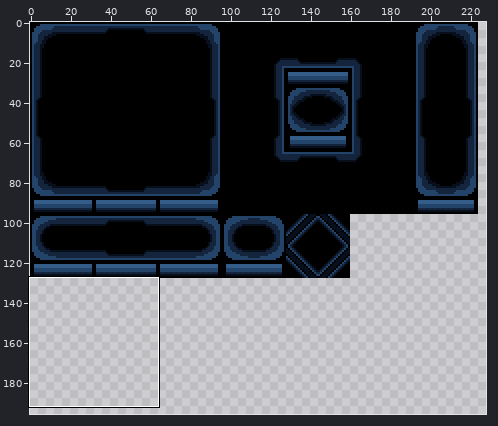
One commit to this pixel-art file: Roguelike Project/Assets/Sprites/RoguelikeTilemapExport.aseprite. Above, an overview of the earlier version with the close-up marked.
Close-up. Before:
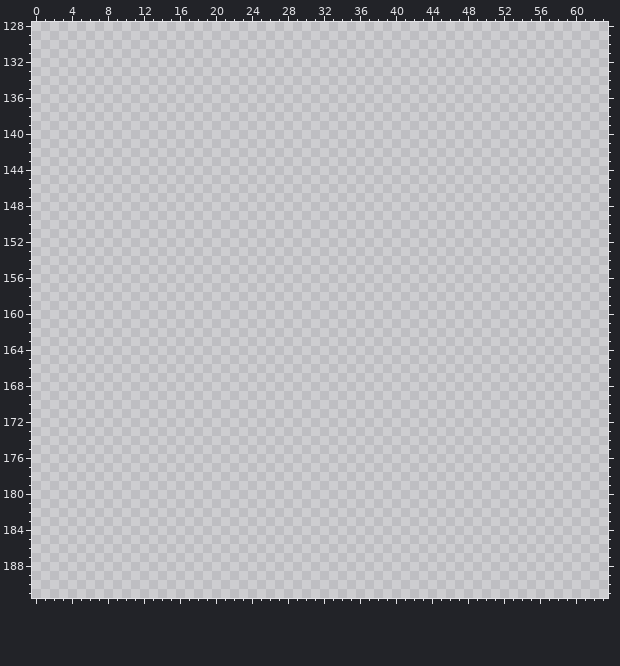
256x256 pixels, 1 frame. Shown: x 0..63, y 128..191. The wide view leaves out empty margins.
After the commit:
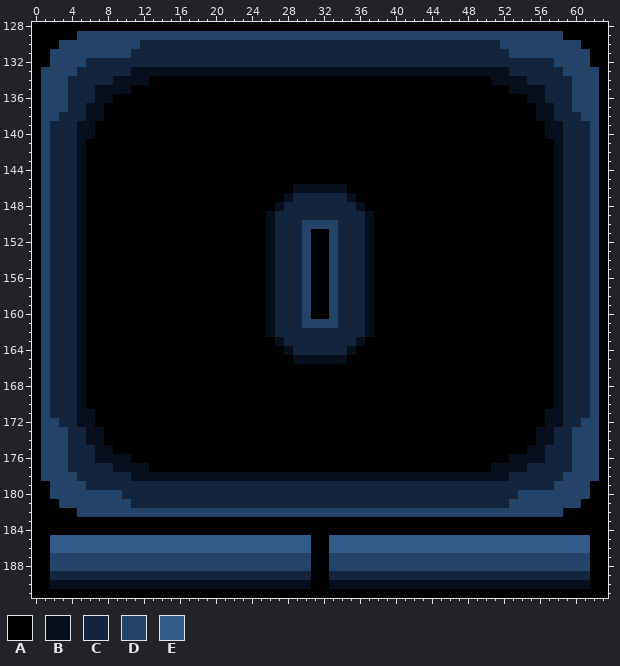
Palette (. is transparent): A #000000  B #070f1d  C #13243c  D #244368  E #345c89
The exact change:
y 128: x 0..63 ................................................................ -> AAAAAAAAAAAAAAAAAAAAAAAAAAAAAAAAAAAAAAAAAAAAAAAAAAAAAAAAAAAAAAAA
y 129: x 0..63 ................................................................ -> AAAAADDDDDDDDDDDDDDDDDDDDDDDDDDDDDDDDDDDDDDDDDDDDDDDDDDDDDDAAAAA
y 130: x 0..63 ................................................................ -> AAADDDDDDDDDCCCCCCCCCCCCCCCCCCCCCCCCCCCCCCCCCCCCCCCCDDDDDDDDDAAA
y 131: x 0..63 ................................................................ -> AADDDDDDDDDCCCCCCCCCCCCCCCCCCCCCCCCCCCCCCCCCCCCCCCCCCDDDDDDDDDAA
y 132: x 0..63 ................................................................ -> AADDDDCCCCCCCCCCCCCCCCCCCCCCCCCCCCCCCCCCCCCCCCCCCCCCCCCCCCDDDDAA
y 133: x 0..63 ................................................................ -> ADDDDCCCCCCBBBBBBBBBBBBBBBBBBBBBBBBBBBBBBBBBBBBBBBBBBCCCCCCDDDDA
y 134: x 0..63 ................................................................ -> ADDDCCCCCBBBBAAAAAAAAAAAAAAAAAAAAAAAAAAAAAAAAAAAAAABBBBCCCCCDDDA
y 135: x 0..63 ................................................................ -> ADDDCCCBBBBAAAAAAAAAAAAAAAAAAAAAAAAAAAAAAAAAAAAAAAAAABBBBCCCDDDA
y 136: x 0..63 ................................................................ -> ADDDCCCBBAAAAAAAAAAAAAAAAAAAAAAAAAAAAAAAAAAAAAAAAAAAAAABBCCCDDDA
y 137: x 0..63 ................................................................ -> ADDDCCBBAAAAAAAAAAAAAAAAAAAAAAAAAAAAAAAAAAAAAAAAAAAAAAAABBCCDDDA
y 138: x 0..63 ................................................................ -> ADDCCCBBAAAAAAAAAAAAAAAAAAAAAAAAAAAAAAAAAAAAAAAAAAAAAAAABBCCCDDA
y 139..140: x 0..63 ................................................................ -> ADCCCBBAAAAAAAAAAAAAAAAAAAAAAAAAAAAAAAAAAAAAAAAAAAAAAAAAABBCCCDA
y 141..145: x 0..63 ................................................................ -> ADCCCBAAAAAAAAAAAAAAAAAAAAAAAAAAAAAAAAAAAAAAAAAAAAAAAAAAAABCCCDA
y 146: x 0..63 ................................................................ -> ADCCCBAAAAAAAAAAAAAAAAAAAAAAABBBBBBAAAAAAAAAAAAAAAAAAAAAAABCCCDA
y 147: x 0..63 ................................................................ -> ADCCCBAAAAAAAAAAAAAAAAAAAAAABCCCCCCBAAAAAAAAAAAAAAAAAAAAAABCCCDA
y 148: x 0..63 ................................................................ -> ADCCCBAAAAAAAAAAAAAAAAAAAAABCCCCCCCCBAAAAAAAAAAAAAAAAAAAAABCCCDA
y 149: x 0..63 ................................................................ -> ADCCCBAAAAAAAAAAAAAAAAAAAABCCCCCCCCCCBAAAAAAAAAAAAAAAAAAAABCCCDA
y 150: x 0..63 ................................................................ -> ADCCCBAAAAAAAAAAAAAAAAAAAABCCCDDDDCCCBAAAAAAAAAAAAAAAAAAAABCCCDA
y 151..160: x 0..63 ................................................................ -> ADCCCBAAAAAAAAAAAAAAAAAAAABCCCDAADCCCBAAAAAAAAAAAAAAAAAAAABCCCDA
y 161: x 0..63 ................................................................ -> ADCCCBAAAAAAAAAAAAAAAAAAAABCCCDDDDCCCBAAAAAAAAAAAAAAAAAAAABCCCDA
y 162: x 0..63 ................................................................ -> ADCCCBAAAAAAAAAAAAAAAAAAAABCCCCCCCCCCBAAAAAAAAAAAAAAAAAAAABCCCDA
y 163: x 0..63 ................................................................ -> ADCCCBAAAAAAAAAAAAAAAAAAAAABCCCCCCCCBAAAAAAAAAAAAAAAAAAAAABCCCDA
y 164: x 0..63 ................................................................ -> ADCCCBAAAAAAAAAAAAAAAAAAAAAABCCCCCCBAAAAAAAAAAAAAAAAAAAAAABCCCDA
y 165: x 0..63 ................................................................ -> ADCCCBAAAAAAAAAAAAAAAAAAAAAAABBBBBBAAAAAAAAAAAAAAAAAAAAAAABCCCDA
y 166..170: x 0..63 ................................................................ -> ADCCCBAAAAAAAAAAAAAAAAAAAAAAAAAAAAAAAAAAAAAAAAAAAAAAAAAAAABCCCDA
y 171: x 0..63 ................................................................ -> ADCCCBBAAAAAAAAAAAAAAAAAAAAAAAAAAAAAAAAAAAAAAAAAAAAAAAAAABBCCCDA
y 172: x 0..63 ................................................................ -> ADDCCBBAAAAAAAAAAAAAAAAAAAAAAAAAAAAAAAAAAAAAAAAAAAAAAAAAABBCCDDA
y 173..174: x 0..63 ................................................................ -> ADDDCCBBAAAAAAAAAAAAAAAAAAAAAAAAAAAAAAAAAAAAAAAAAAAAAAAABBCCDDDA
y 175: x 0..63 ................................................................ -> ADDDCCCBBAAAAAAAAAAAAAAAAAAAAAAAAAAAAAAAAAAAAAAAAAAAAAABBCCCDDDA
y 176: x 0..63 ................................................................ -> ADDDCCCBBBBAAAAAAAAAAAAAAAAAAAAAAAAAAAAAAAAAAAAAAAAAABBBBCCCDDDA
y 177: x 0..63 ................................................................ -> ADDDCCCCCBBBBAAAAAAAAAAAAAAAAAAAAAAAAAAAAAAAAAAAAAABBBBCCCCCDDDA
y 178: x 0..63 ................................................................ -> ADDDDCCCCCCBBBBBBBBBBBBBBBBBBBBBBBBBBBBBBBBBBBBBBBBBBCCCCCCDDDDA
y 179: x 0..63 ................................................................ -> AADDDDCCCCCCCCCCCCCCCCCCCCCCCCCCCCCCCCCCCCCCCCCCCCCCCCCCCCDDDDAA
y 180: x 0..63 ................................................................ -> AADDDDDDDDCCCCCCCCCCCCCCCCCCCCCCCCCCCCCCCCCCCCCCCCCCCCDDDDDDDDAA
y 181: x 0..63 ................................................................ -> AAADDDDDDDDCCCCCCCCCCCCCCCCCCCCCCCCCCCCCCCCCCCCCCCCCCDDDDDDDDAAA
y 182: x 0..63 ................................................................ -> AAAAADDDDDDDDDDDDDDDDDDDDDDDDDDDDDDDDDDDDDDDDDDDDDDDDDDDDDDAAAAA
y 183..184: x 0..63 ................................................................ -> AAAAAAAAAAAAAAAAAAAAAAAAAAAAAAAAAAAAAAAAAAAAAAAAAAAAAAAAAAAAAAAA
y 185..186: x 0..63 ................................................................ -> AAEEEEEEEEEEEEEEEEEEEEEEEEEEEEEAAEEEEEEEEEEEEEEEEEEEEEEEEEEEEEAA
y 187..188: x 0..63 ................................................................ -> AADDDDDDDDDDDDDDDDDDDDDDDDDDDDDAADDDDDDDDDDDDDDDDDDDDDDDDDDDDDAA
y 189: x 0..63 ................................................................ -> AACCCCCCCCCCCCCCCCCCCCCCCCCCCCCAACCCCCCCCCCCCCCCCCCCCCCCCCCCCCAA
y 190: x 0..63 ................................................................ -> AABBBBBBBBBBBBBBBBBBBBBBBBBBBBBAABBBBBBBBBBBBBBBBBBBBBBBBBBBBBAA
y 191: x 0..63 ................................................................ -> AAAAAAAAAAAAAAAAAAAAAAAAAAAAAAAAAAAAAAAAAAAAAAAAAAAAAAAAAAAAAAAA
Changed places in both close-ups, as pixel boxes (x1, y1, x2, y2):
added: (32, 22, 608, 598)
